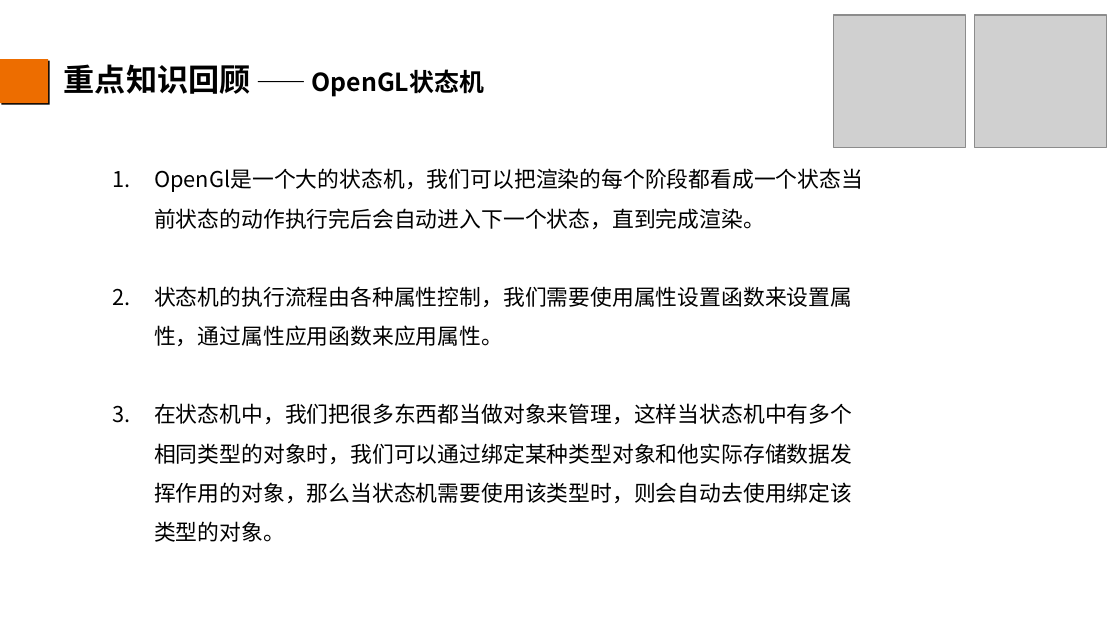
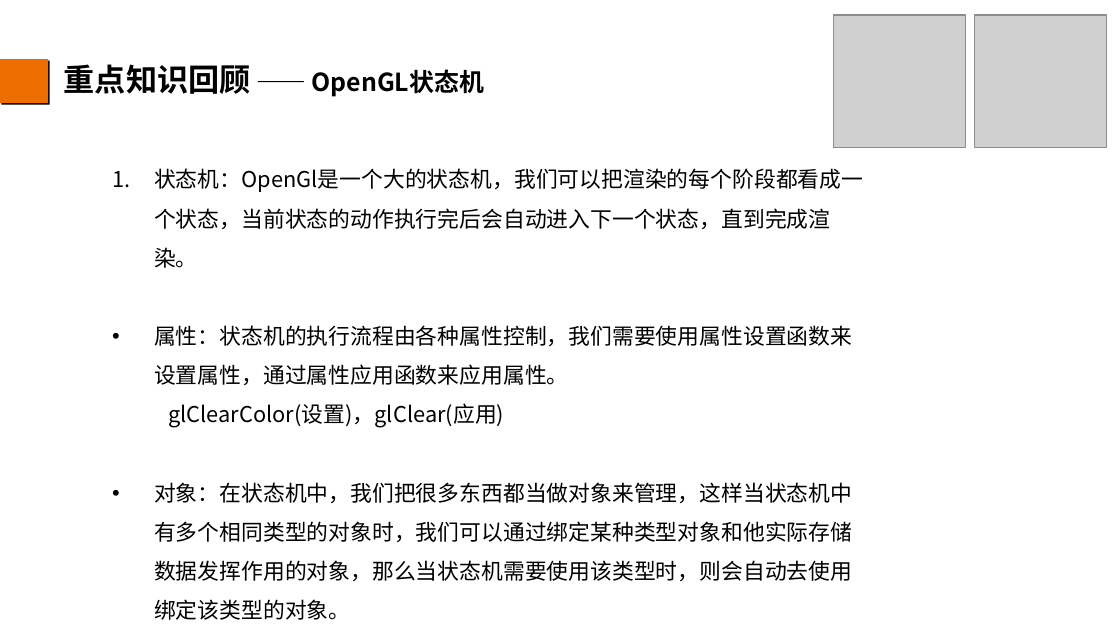
Before and after one commit to Jnnes/HelloOpengl, a slide deck: slide 7 of 总结.ppt. Drawn at 1120x630 pixels with LibreOffice and Linux fonts; fonts in the diff are those of the drawing; grey boxes stand for pictures; background and template pictures are left out. Boxes give left, top, right and bottom in pixels: in the first picture for what was removed or moved away, otherwise in the second. Text is boxed around its words. In the diff, an @@ line names an element or a change of style, - is before the commit and + after.

```diff
--- a/总结.ppt
+++ b/总结.ppt
@@ text at box(154, 168, 863, 620): text changed @@
-1. OpenGl是一个大的状态机，我们可以把渲染的每个阶段都看成一个状态当前状态的动作执行完后会自动进入下一个状态，直到完成渲染。
-2. 状态机的执行流程由各种属性控制，我们需要使用属性设置函数来设置属性，通过属性应用函数来应用属性。
-3. 在状态机中，我们把很多东西都当做对象来管理，这样当状态机中有多个相同类型的对象时，我们可以通过绑定某种类型对象和他实际存储数据发挥作用的对象，那么当状态机需要使用该类型时，则会自动去使用绑定该类型的对象。
+1. 状态机：OpenGl是一个大的状态机，我们可以把渲染的每个阶段都看成一个状态，当前状态的动作执行完后会自动进入下一个状态，直到完成渲染。
+• 属性：状态机的执行流程由各种属性控制，我们需要使用属性设置函数来设置属性，通过属性应用函数来应用属性。
+  glClearColor(设置)，glClear(应用)
+• 对象：在状态机中，我们把很多东西都当做对象来管理，这样当状态机中有多个相同类型的对象时，我们可以通过绑定某种类型对象和他实际存储数据发挥作用的对象，那么当状态机需要使用该类型时，则会自动去使用绑定该类型的对象。
```
Also in this commit, not shown: 4 other slides changed, 1 slide removed, 2 other files.
